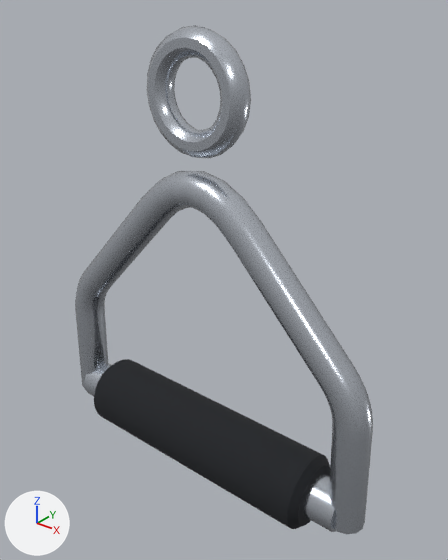
Renders of the glTF model exercise-motion/models/machines/prop-d-handle.glb from each side of a commit.
The view is the same before and after, from a 50 mm camera at (0.144, -0.165, 0.183) aimed at (0.007, 0.006, 0.077). Arrows for +X, +Y and +Z are at lower left; the lights stay in place. The first picture is the older version. Where no turn or scale is listed for an object, it has been applied to the vertices.

In view in the first picture: 'frame.chrome', 'frame.grip'.
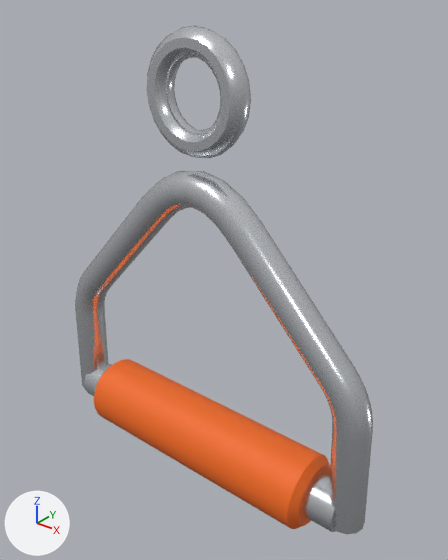
What differs and where, as boxes [x1, y1, x2, y2] in the pictures (448 x 560 px):
'frame.grip', recoloured (black to orange)
    both: [94, 359, 330, 529]

The change in detail:
Material 'mat_grip' (mat_mat_grip) changes colour from black #1a1d22 to orange #f26b1d; in linear values from (0.0103, 0.0123, 0.016) to (0.888, 0.147, 0.0123).
